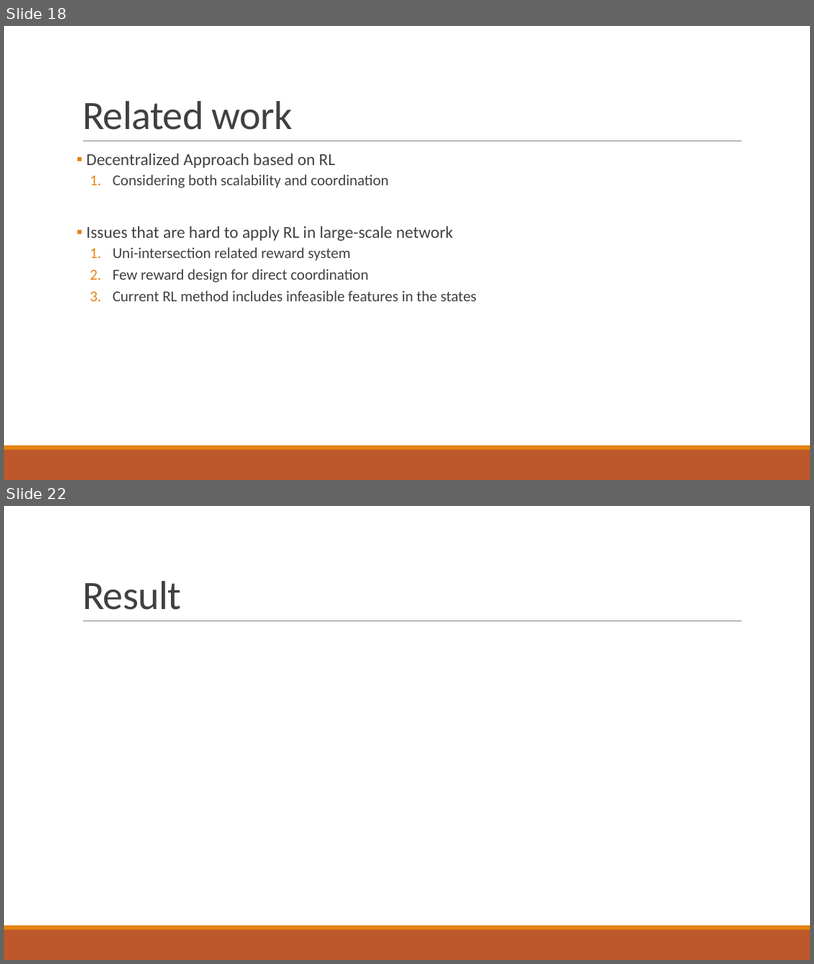
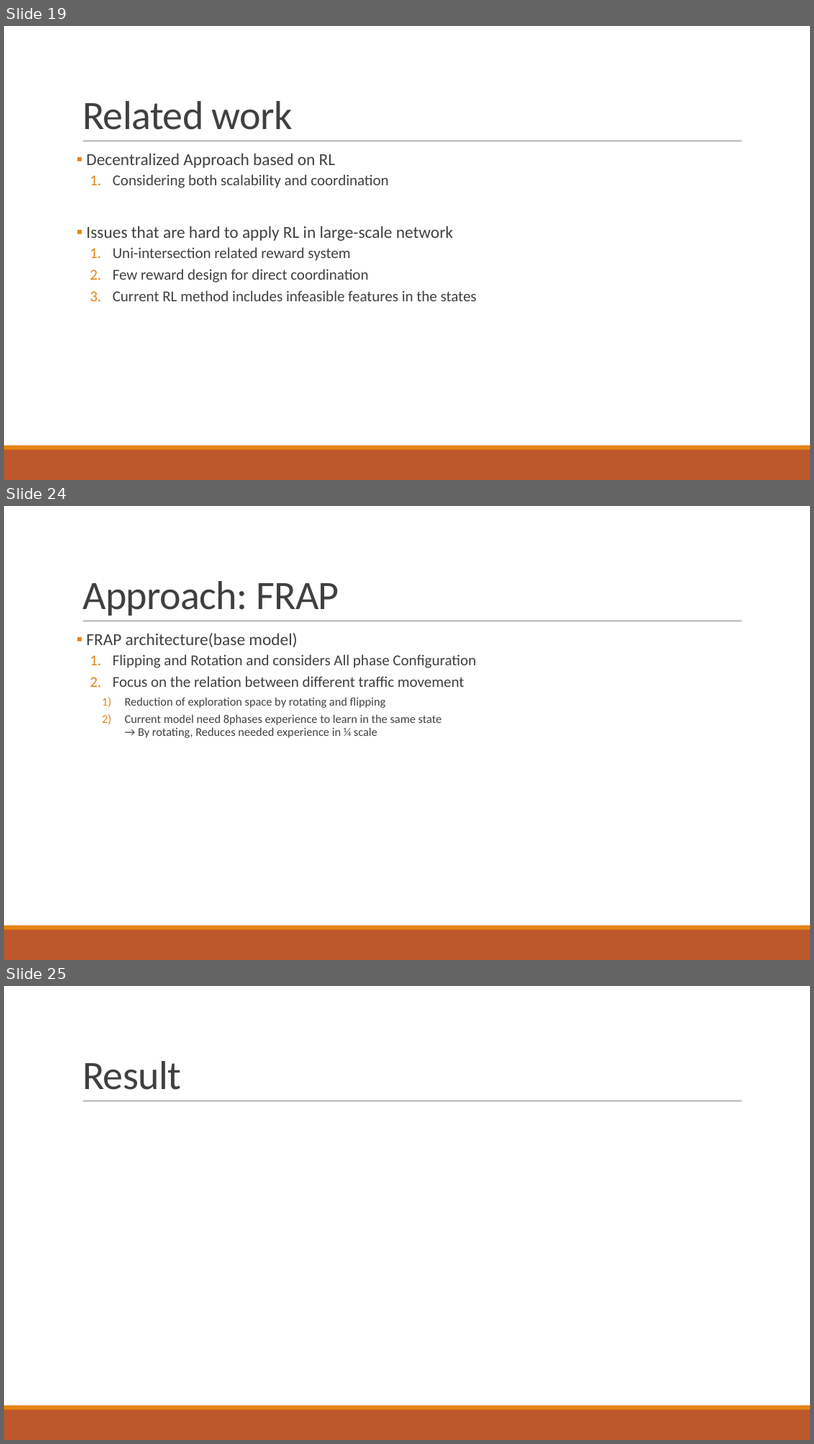
Before and after one commit to 3neutronstar/traffic-optimization_RL, a slide deck: 1st_Seminar(강민수).pptx. Shown one above the other, each under a label of ours: slides 18 and 22 before the commit, slides 19, 24 and 25 after it; the slides between them are not shown. The pictures are 814x964 and 814x1444 pixels, drawn with LibreOffice and Linux fonts; fonts in the diff are those of the drawing. Boxes give left, top, right and bottom in pixels: in the first picture for what was removed or moved away, otherwise in the second. Text is boxed around its words. In the diff, an @@ line names an element or a change of style, - is before the commit and + after.

Commit message:
add FRAP modeling

```diff
--- a/1st_Seminar(강민수).pptx
+++ b/1st_Seminar(강민수).pptx
@@ slide 24 added at [4,506,810,960], background #FFFFFF; not listed: 3 template elements that a slide beside it also shows @@
@@ title added at [82,581,340,615], 48 pt, text #404040 @@
+Approach: FRAP
@@ text added at [86,633,476,738], 14 pt, text #404040 @@
+▪ FRAP architecture(base model)
+  1. Flipping and Rotation and considers All phase Configuration
+  2. Focus on the relation between different traffic movement
+    1) Reduction of exploration space by rotating and flipping
+    2) Current model need 8phases experience to learn in the same state
+       → By rotating, Reduces needed experience in ¼ scale
@@ what was slide 18 is now slide 19 @@
@@ what was slide 22 is now slide 25 @@
```
Also in this commit, not shown: 3 slides changed, 4 other slides added, 2 slides removed.
